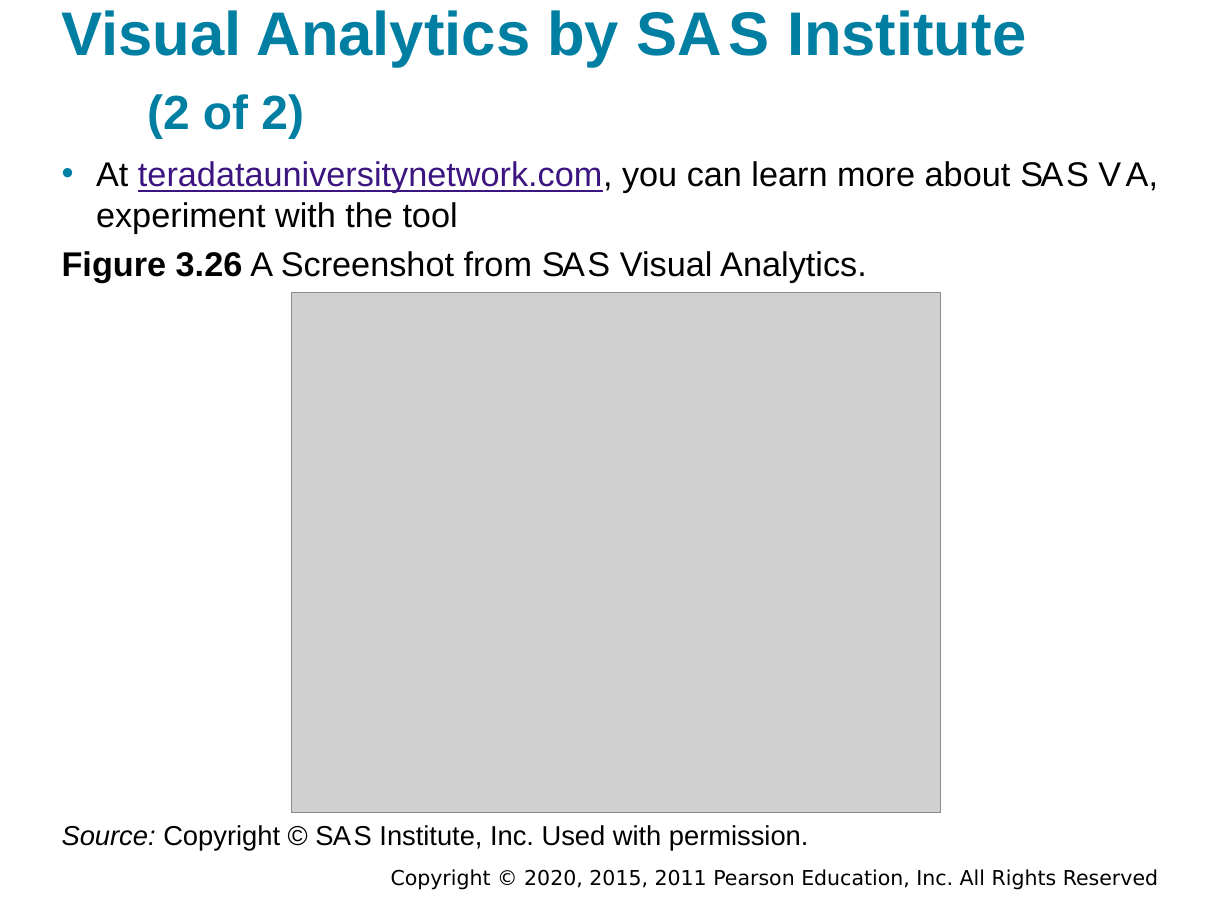
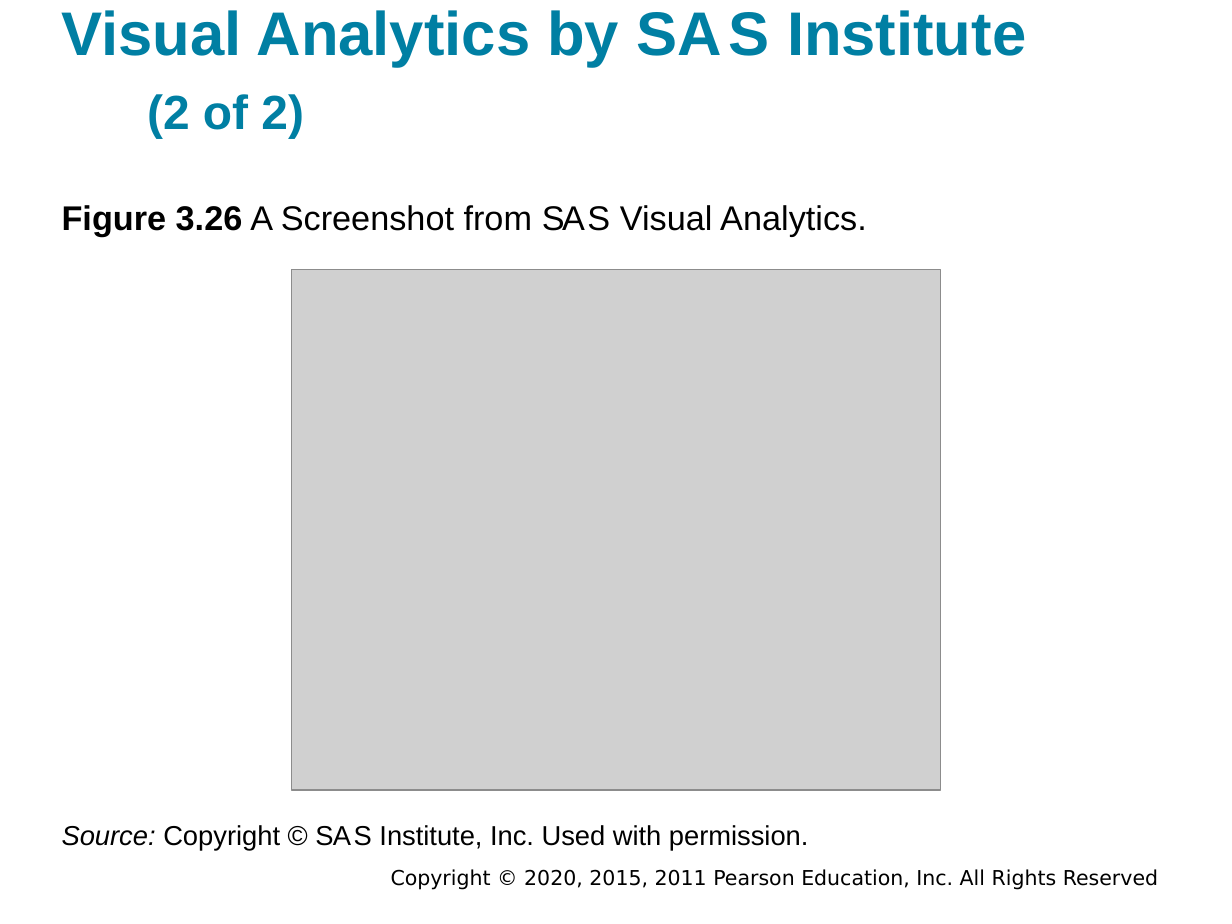
Before and after one commit to walkman617/DS2021, a slide deck: slide 44 of Slides/Sharda_11e_full_accessible_ppt_03.pptx. Drawn at 1232x924 pixels with LibreOffice and Linux fonts; fonts in the diff are those of the drawing; grey boxes stand for pictures; background and template pictures are left out. Boxes give left, top, right and bottom in pixels: in the first picture for what was removed or moved away, otherwise in the second. Text is boxed around its words. In the diff, an @@ line names an element or a change of style, - is before the commit and + after.

```diff
--- a/Slides/Sharda_11e_full_accessible_ppt_03.pptx
+++ b/Slides/Sharda_11e_full_accessible_ppt_03.pptx
@@ text removed at (96, 161, 1158, 234) @@
-• At teradatauniversitynetwork.com, you can learn more about S A S V A, experiment with the tool
@@ text "Figure 3.26 A Screenshot from ...": place and size @@
-text "Figure 3.26 A Screenshot from ..." at (62, 251, 867, 283)
+text "Figure 3.26 A Screenshot from ..." at (62, 205, 867, 236)
@@ picture: place and size @@
-picture at (291, 292, 940, 812)
+picture at (292, 270, 941, 790)
```
Also in this commit, not shown: 1 other slide changed, 1 other file.
